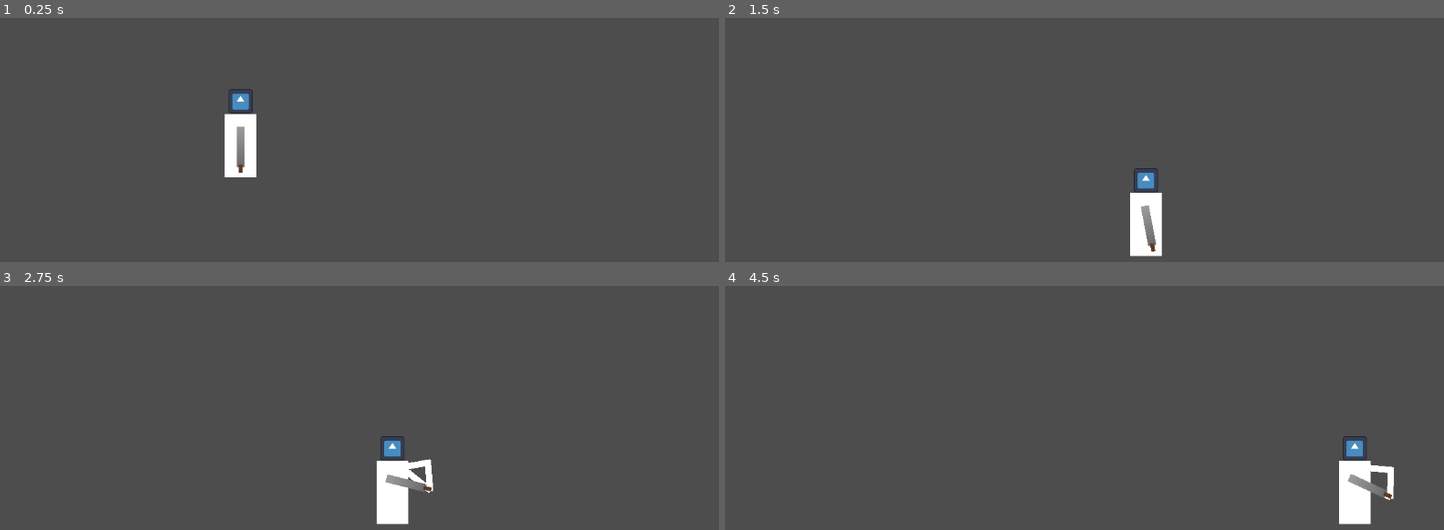
Above: before the commit, frames 1-4 (two rows, left to right).
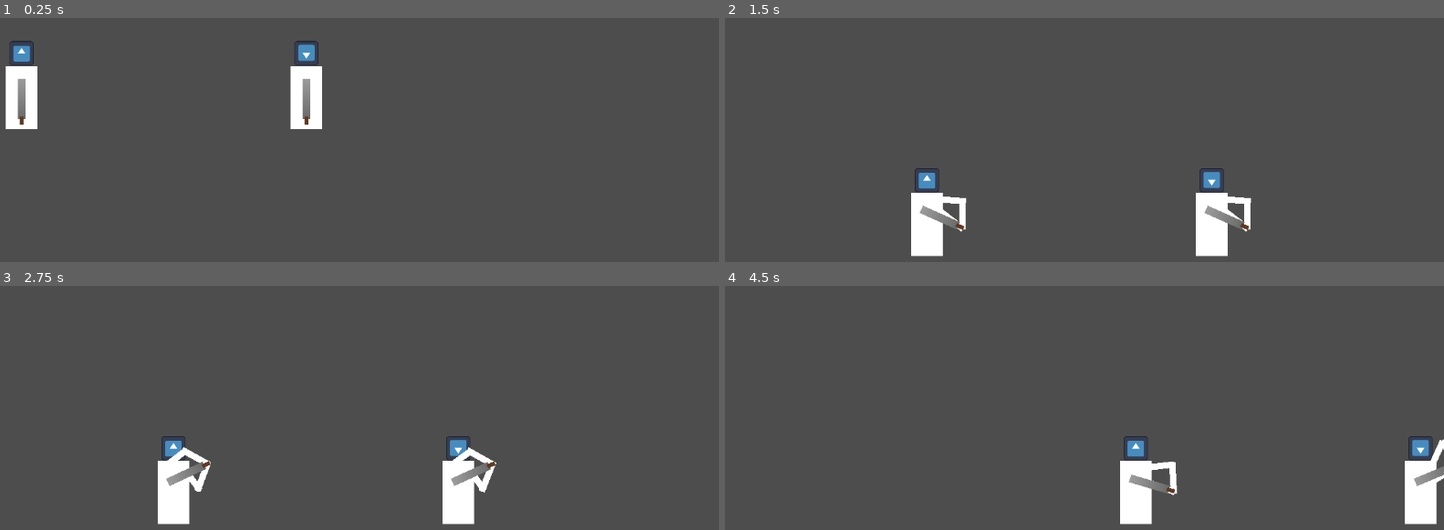
Above: after the commit, the same moments.

Repository: Tchetchouille/Dyspraxia-and-the-Dragon
Game: Godot game, scene res://Actual Project/Scenes/main.tscn
The game is run twice, just before and just after one commit, with the same random seed, the same clock (stepped at 60 frames per second) and the same inputs. The engine's default icon, where the game draws it, is replaced by a stand-in: a white triangle on a blue panel in a dark square.
Inputs:
- Up to frame 1 (0.25 s): no input
- Up to frame 2 (1.5 s): hold Right (ui_right) from 0.53 s (still down)
- Up to frame 3 (2.75 s): release Right (ui_right) at 2.03 s; hold Left (ui_left) from 2.03 s (still down)
- Up to frame 4 (4.5 s): release Left (ui_left) at 2.78 s; hold Right (ui_right) 2.78-4.28 s; hold Left (ui_left) from 4.28 s (still down)

The runs differ from the first frame. In frame 1, 4.1% of the frame differs, in the area x 0-45%, y 9-66%; in frame 2, 4.7%; in frame 3, 5.1%, in the area x 21-70%, y 61-98%; in frame 4, 4.8%.

Commit message:
Separated the two player characters
Made two scenes, one for each character.
Also tried to start "fixing" the bad controls for Celestia but nothing useful so far.

Diff:
--- a/dyspraxia-and-the-dragon/EXP (Experimental Stuff)/EXP Scenes/exp_character.tscn
+++ b/dyspraxia-and-the-dragon/EXP (Experimental Stuff)/EXP Scenes/exp_celestia_character.tscn
@@ -1,8 +1,8 @@
 [gd_scene load_steps=14 format=3 uid="uid://dcwmrxei8382d"]
 
-[ext_resource type="Texture2D" uid="uid://b6wfbl2ghjdut" path="res://Assets/icon.svg" id="1_7t178"]
-[ext_resource type="Script" path="res://EXP (Experimental Stuff)/EXP Scripts/body.gd" id="1_qug1x"]
-[ext_resource type="Script" path="res://EXP (Experimental Stuff)/EXP Scripts/sword.gd" id="2_psuoe"]
+[ext_resource type="Script" path="res://EXP (Experimental Stuff)/EXP Scripts/exp_c_body.gd" id="1_55sdg"]
+[ext_resource type="Texture2D" uid="uid://b6wfbl2ghjdut" path="res://Assets/icon.svg" id="2_52n2e"]
+[ext_resource type="Script" path="res://EXP (Experimental Stuff)/EXP Scripts/exp_c_sword.gd" id="3_r13uh"]
 
 [sub_resource type="RectangleShape2D" id="RectangleShape2D_w2c5g"]
 size = Vector2(50, 100)
@@ -31,11 +31,11 @@
 [sub_resource type="CircleShape2D" id="CircleShape2D_pml3s"]
 radius = 6.0
 
-[node name="ExpCharacter" type="Node2D"]
+[node name="ExpCelestiaCharacter" type="Node2D"]
 
 [node name="Body" type="CharacterBody2D" parent="."]
 position = Vector2(0, 20)
-script = ExtResource("1_qug1x")
+script = ExtResource("1_55sdg")
 
 [node name="CollisionShape2D" type="CollisionShape2D" parent="Body"]
 shape = SubResource("RectangleShape2D_w2c5g")
@@ -49,7 +49,8 @@
 [node name="Head" type="Sprite2D" parent="Body/Model"]
 position = Vector2(0, -70)
 scale = Vector2(0.3, 0.3)
-texture = ExtResource("1_7t178")
+texture = ExtResource("2_52n2e")
+flip_v = true
 
 [node name="RightArm" type="Node2D" parent="Body/Model"]
 
@@ -167,7 +168,7 @@
 [node name="Sword Tip" type="CharacterBody2D" parent="Body/Sword"]
 collision_layer = 0
 collision_mask = 0
-script = ExtResource("2_psuoe")
+script = ExtResource("3_r13uh")
 
 [node name="CollisionShape2D" type="CollisionShape2D" parent="Body/Sword/Sword Tip"]
 shape = SubResource("CircleShape2D_pml3s")
--- /dev/null
+++ b/dyspraxia-and-the-dragon/EXP (Experimental Stuff)/EXP Scenes/exp_dyspraxia_character.tscn
@@ -0,0 +1,177 @@
+[gd_scene load_steps=14 format=3 uid="uid://bcim6q78vnor3"]
+
+[ext_resource type="Script" path="res://EXP (Experimental Stuff)/EXP Scripts/exp_d_body.gd" id="1_3duau"]
+[ext_resource type="Texture2D" uid="uid://b6wfbl2ghjdut" path="res://Assets/icon.svg" id="2_eq650"]
+[ext_resource type="Script" path="res://EXP (Experimental Stuff)/EXP Scripts/exp_d_sword.gd" id="3_llanw"]
+
+[sub_resource type="RectangleShape2D" id="RectangleShape2D_w2c5g"]
+size = Vector2(50, 100)
+
+[sub_resource type="CanvasTexture" id="CanvasTexture_dkdim"]
+
+[sub_resource type="RectangleShape2D" id="RectangleShape2D_e1rcr"]
+
+[sub_resource type="CanvasTexture" id="CanvasTexture_y370a"]
+
+[sub_resource type="Gradient" id="Gradient_h5d87"]
+colors = PackedColorArray(0.61339, 0.61339, 0.61339, 1, 0.419813, 0.419813, 0.419813, 1)
+
+[sub_resource type="GradientTexture2D" id="GradientTexture2D_qygp6"]
+gradient = SubResource("Gradient_h5d87")
+
+[sub_resource type="Gradient" id="Gradient_7aa1e"]
+colors = PackedColorArray(0.371367, 0.226585, 0.140964, 1, 0.372549, 0.227451, 0.141176, 1)
+
+[sub_resource type="GradientTexture2D" id="GradientTexture2D_eur0k"]
+gradient = SubResource("Gradient_7aa1e")
+
+[sub_resource type="RectangleShape2D" id="RectangleShape2D_mfnpv"]
+size = Vector2(12, 64)
+
+[sub_resource type="CircleShape2D" id="CircleShape2D_pml3s"]
+radius = 6.0
+
+[node name="ExpDyspraxiaCharacter" type="Node2D"]
+
+[node name="Body" type="CharacterBody2D" parent="."]
+position = Vector2(0, 20)
+script = ExtResource("1_3duau")
+
+[node name="CollisionShape2D" type="CollisionShape2D" parent="Body"]
+shape = SubResource("RectangleShape2D_w2c5g")
+
+[node name="Model" type="Node2D" parent="Body"]
+
+[node name="Body" type="Sprite2D" parent="Body/Model"]
+scale = Vector2(50, 100)
+texture = SubResource("CanvasTexture_dkdim")
+
+[node name="Head" type="Sprite2D" parent="Body/Model"]
+position = Vector2(0, -70)
+scale = Vector2(0.3, 0.3)
+texture = ExtResource("2_eq650")
+
+[node name="RightArm" type="Node2D" parent="Body/Model"]
+
+[node name="LeftArm" type="Node2D" parent="Body"]
+position = Vector2(-15, -20)
+
+[node name="UpperLeftArm" type="RigidBody2D" parent="Body/LeftArm"]
+collision_layer = 0
+collision_mask = 0
+
+[node name="CollisionShape2D" type="CollisionShape2D" parent="Body/LeftArm/UpperLeftArm"]
+scale = Vector2(0.5, 2.5)
+shape = SubResource("RectangleShape2D_e1rcr")
+
+[node name="Sprite2D" type="Sprite2D" parent="Body/LeftArm/UpperLeftArm"]
+scale = Vector2(10, 50)
+texture = SubResource("CanvasTexture_y370a")
+
+[node name="PinJoint2D" type="PinJoint2D" parent="Body/LeftArm/UpperLeftArm"]
+position = Vector2(0, -20)
+node_a = NodePath("..")
+node_b = NodePath("../../..")
+
+[node name="LowerLeftArm" type="RigidBody2D" parent="Body/LeftArm"]
+position = Vector2(7, 40)
+rotation = -0.349066
+collision_layer = 0
+collision_mask = 0
+
+[node name="CollisionShape2D" type="CollisionShape2D" parent="Body/LeftArm/LowerLeftArm"]
+scale = Vector2(0.5, 2.5)
+shape = SubResource("RectangleShape2D_e1rcr")
+
+[node name="Sprite2D" type="Sprite2D" parent="Body/LeftArm/LowerLeftArm"]
+scale = Vector2(10, 50)
+texture = SubResource("CanvasTexture_y370a")
+
+[node name="PinJoint2D" type="PinJoint2D" parent="Body/LeftArm/LowerLeftArm"]
+position = Vector2(0, -20)
+node_a = NodePath("..")
+node_b = NodePath("../../UpperLeftArm")
+
+[node name="RightArm" type="Node2D" parent="Body"]
+position = Vector2(15, -20)
+
+[node name="UpperRightArm" type="RigidBody2D" parent="Body/RightArm"]
+collision_layer = 0
+collision_mask = 0
+
+[node name="CollisionShape2D" type="CollisionShape2D" parent="Body/RightArm/UpperRightArm"]
+scale = Vector2(0.5, 2.5)
+shape = SubResource("RectangleShape2D_e1rcr")
+
+[node name="Sprite2D" type="Sprite2D" parent="Body/RightArm/UpperRightArm"]
+scale = Vector2(10, 50)
+texture = SubResource("CanvasTexture_y370a")
+
+[node name="PinJoint2D" type="PinJoint2D" parent="Body/RightArm/UpperRightArm"]
+position = Vector2(0, -20)
+node_a = NodePath("..")
+node_b = NodePath("../../..")
+
+[node name="LowerRightArm" type="RigidBody2D" parent="Body/RightArm"]
+position = Vector2(-7, 40)
+rotation = 0.349066
+collision_layer = 0
+collision_mask = 0
+
+[node name="CollisionShape2D" type="CollisionShape2D" parent="Body/RightArm/LowerRightArm"]
+scale = Vector2(0.5, 2.5)
+shape = SubResource("RectangleShape2D_e1rcr")
+
+[node name="Sprite2D" type="Sprite2D" parent="Body/RightArm/LowerRightArm"]
+scale = Vector2(10, 50)
+texture = SubResource("CanvasTexture_y370a")
+
+[node name="PinJoint2D" type="PinJoint2D" parent="Body/RightArm/LowerRightArm"]
+position = Vector2(0, -20)
+node_a = NodePath("..")
+node_b = NodePath("../../UpperRightArm")
+
+[node name="Sword" type="Node2D" parent="Body"]
+position = Vector2(0, -20)
+
+[node name="Blade and Handle" type="RigidBody2D" parent="Body/Sword"]
+position = Vector2(0, 20)
+collision_layer = 0
+collision_mask = 0
+
+[node name="Sprite2D" type="Sprite2D" parent="Body/Sword/Blade and Handle"]
+position = Vector2(0, 2)
+rotation = 1.5708
+scale = Vector2(1, 0.2)
+texture = SubResource("GradientTexture2D_qygp6")
+
+[node name="Sprite2D2" type="Sprite2D" parent="Body/Sword/Blade and Handle"]
+position = Vector2(0, 37)
+scale = Vector2(0.1, 0.2)
+texture = SubResource("GradientTexture2D_eur0k")
+
+[node name="LeftPin" type="PinJoint2D" parent="Body/Sword/Blade and Handle"]
+position = Vector2(0, 40)
+node_a = NodePath("..")
+node_b = NodePath("../../../LeftArm/LowerLeftArm")
+
+[node name="RightPin" type="PinJoint2D" parent="Body/Sword/Blade and Handle"]
+position = Vector2(0, 40)
+node_a = NodePath("..")
+node_b = NodePath("../../../RightArm/LowerRightArm")
+
+[node name="CollisionShape2D" type="CollisionShape2D" parent="Body/Sword/Blade and Handle"]
+position = Vector2(0, 2)
+shape = SubResource("RectangleShape2D_mfnpv")
+
+[node name="Sword Tip" type="CharacterBody2D" parent="Body/Sword"]
+collision_layer = 0
+collision_mask = 0
+script = ExtResource("3_llanw")
+
+[node name="CollisionShape2D" type="CollisionShape2D" parent="Body/Sword/Sword Tip"]
+shape = SubResource("CircleShape2D_pml3s")
+
+[node name="PinJoint2D" type="PinJoint2D" parent="Body/Sword/Sword Tip"]
+node_a = NodePath("..")
+node_b = NodePath("../../Blade and Handle")
--- a/dyspraxia-and-the-dragon/EXP (Experimental Stuff)/EXP Scenes/experimental_main.tscn
+++ b/dyspraxia-and-the-dragon/EXP (Experimental Stuff)/EXP Scenes/experimental_main.tscn
@@ -1,6 +1,7 @@
-[gd_scene load_steps=3 format=3 uid="uid://ba2rqmnvxem0s"]
+[gd_scene load_steps=4 format=3 uid="uid://ba2rqmnvxem0s"]
 
-[ext_resource type="PackedScene" uid="uid://dcwmrxei8382d" path="res://EXP (Experimental Stuff)/EXP Scenes/exp_character.tscn" id="1_ecqu5"]
+[ext_resource type="PackedScene" uid="uid://dcwmrxei8382d" path="res://EXP (Experimental Stuff)/EXP Scenes/exp_celestia_character.tscn" id="1_ctpsc"]
+[ext_resource type="PackedScene" uid="uid://bcim6q78vnor3" path="res://EXP (Experimental Stuff)/EXP Scenes/exp_dyspraxia_character.tscn" id="1_ecqu5"]
 
 [sub_resource type="WorldBoundaryShape2D" id="WorldBoundaryShape2D_bavmj"]
 
@@ -13,5 +14,8 @@
 [node name="CollisionShape2D" type="CollisionShape2D" parent="StaticBody2D"]
 shape = SubResource("WorldBoundaryShape2D_bavmj")
 
-[node name="ExpCharacter" parent="." instance=ExtResource("1_ecqu5")]
-position = Vector2(396, 276)
+[node name="ExpCelestiaCharacter" parent="." instance=ExtResource("1_ctpsc")]
+position = Vector2(500, 200)
+
+[node name="ExpDyspraxiaCharacter" parent="." instance=ExtResource("1_ecqu5")]
+position = Vector2(50, 200)
--- /dev/null
+++ b/dyspraxia-and-the-dragon/EXP (Experimental Stuff)/EXP Scripts/exp_d_body.gd
@@ -0,0 +1,25 @@
+extends CharacterBody2D
+
+
+const SPEED = 300.0
+const JUMP_VELOCITY = -400.0
+
+
+func _physics_process(delta: float) -> void:
+	# Add the gravity.
+	if not is_on_floor():
+		velocity += get_gravity() * delta
+
+	# Handle jump.
+	if Input.is_action_just_pressed("jump") and is_on_floor():
+		velocity.y = JUMP_VELOCITY
+
+	# Get the input direction and handle the movement/deceleration.
+	# As good practice, you should replace UI actions with custom gameplay actions.
+	var direction := Input.get_axis("ui_left", "ui_right")
+	if direction:
+		velocity.x = direction * SPEED
+	else:
+		velocity.x = move_toward(velocity.x, 0, SPEED)
+
+	move_and_slide()
--- /dev/null
+++ b/dyspraxia-and-the-dragon/EXP (Experimental Stuff)/EXP Scripts/exp_d_sword.gd
@@ -0,0 +1,12 @@
+extends CharacterBody2D
+
+
+# Called when the node enters the scene tree for the first time.
+func _ready() -> void:
+	pass # Replace with function body.
+
+
+# Called every frame. 'delta' is the elapsed time since the previous frame.
+func _physics_process(delta: float) -> void:
+	position = Input.get_vector("sword_left", "sword_right", "sword_up", "sword_down") * 100
+	move_and_slide()
Renamed: dyspraxia-and-the-dragon/EXP (Experimental Stuff)/EXP Scripts/body.gd -> dyspraxia-and-the-dragon/EXP (Experimental Stuff)/EXP Scripts/exp_c_body.gd
Renamed: dyspraxia-and-the-dragon/EXP (Experimental Stuff)/EXP Scripts/sword.gd -> dyspraxia-and-the-dragon/EXP (Experimental Stuff)/EXP Scripts/exp_c_sword.gd
